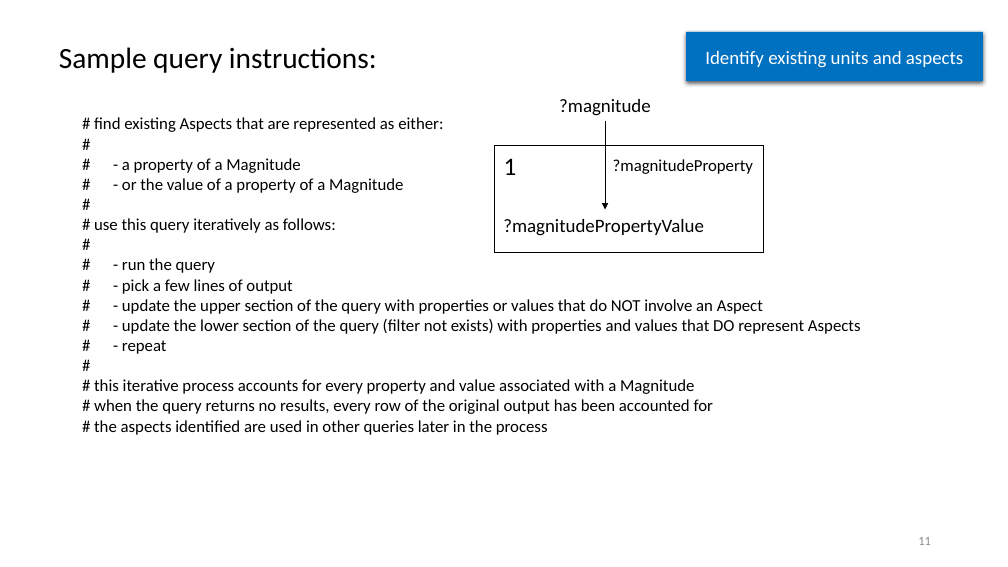
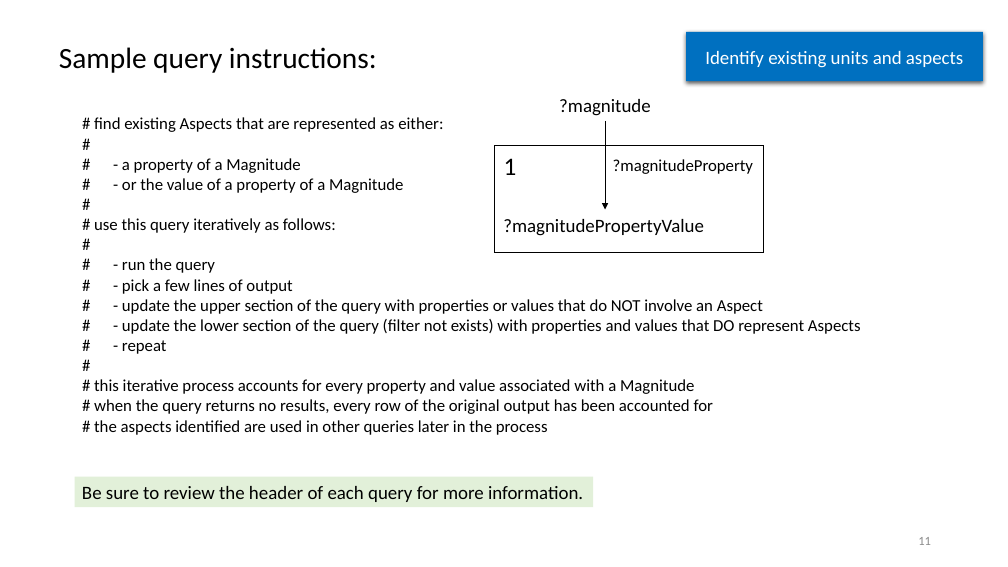
Before and after one commit to semanticarts/gist, a slide deck: slide 11 of migration/v13.0/uomDataConversion.pptx. Drawn at 1008x567 pixels with LibreOffice and Linux fonts; fonts in the diff are those of the drawing. Boxes give left, top, right and bottom in pixels: in the first picture for what was removed or moved away, otherwise in the second. Text is boxed around its words. In the diff, an @@ line names an element or a change of style, - is before the commit and + after.

```diff
--- a/migration/v13.0/uomDataConversion.pptx
+++ b/migration/v13.0/uomDataConversion.pptx
@@ rectangle added at [75, 476, 594, 507], fill #E2F0D9, 18 pt, text #000000 @@
+Be sure to review the header of each query for more information.
```
Also in this commit, not shown: 11 other slides changed.
